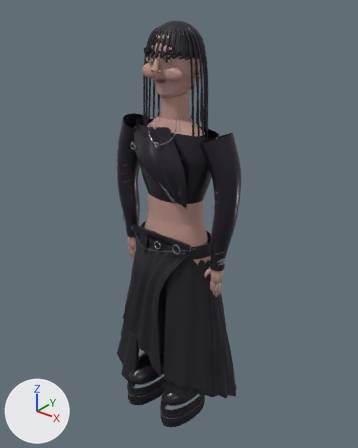
The glTF model src/assets/avatars/look-0-detail.glb as it was, and as the next commit left it.
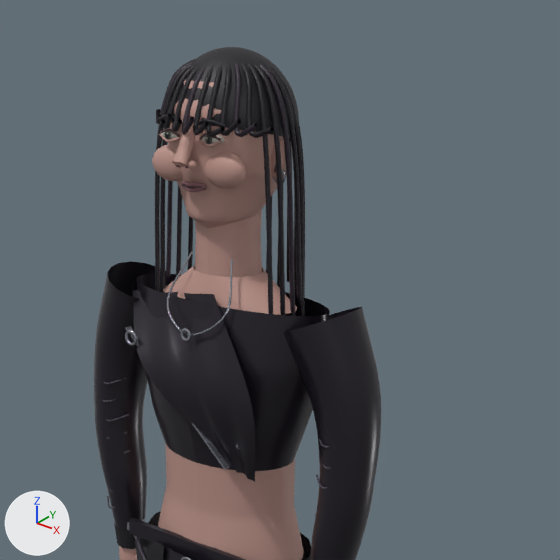
Each version appears first whole from a 50 mm lens placed at (1.42, -1.747, 2.216), pointed at (-0.003, 0.032, 1.113), and next in a close-up on the part from 21% to 89% of the width and 0% to 54% of the height. The lights are fixed; the arrows at lower left show +X, +Y and +Z. The first two pictures are the older version. Where no turn or scale is listed for an object, it has been applied to the vertices. Vertices at exactly the same position are counted once.
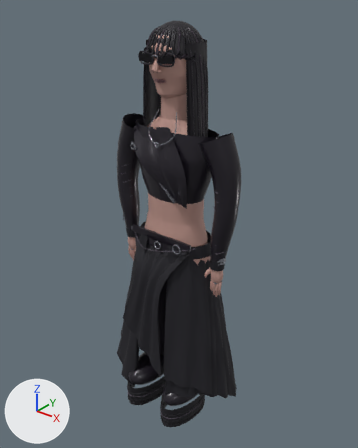
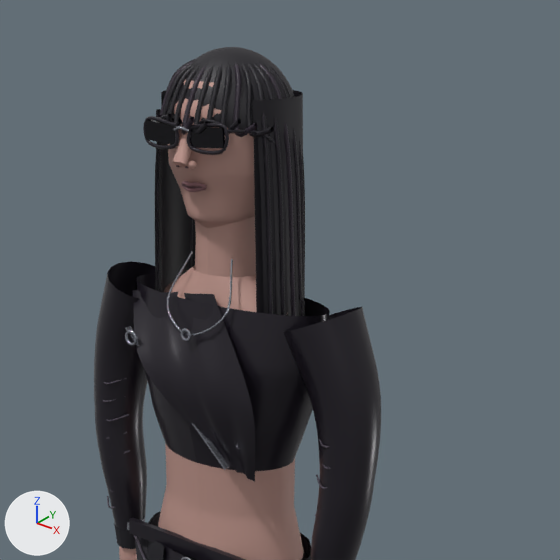
Patch to the scene script:
```diff
--- a/src/assets/avatars/look-0-detail.glb.py
+++ b/src/assets/avatars/look-0-detail.glb.py
@@ mat_lens @@
+mat_lens = principled_material('lens')
+mat_lens.base_color = (0.00335, 0.00273, 0.00561)  # black #0b0911
+mat_lens.metallic = 0.35
+mat_lens.roughness = 0.08
@@ me_mesh_18 @@
 # used by ob_mesh_18; location = (-0.399, 0.25, -0.99)
-me_mesh_18.from_pydata(...)  # 3066 vertices, 5840 faces; spans x 0.214..0.584, y -0.397..-0.138, z 2.065..3.052
+me_mesh_18.from_pydata(...)  # 2838 vertices, 5392 faces; spans x 0.214..0.584, y -0.397..-0.138, z 2.065..3.052
+# me_mesh_18 part 1: the loose piece of 114 vertices spanning x 0.415..0.509, y -0.36..-0.314, z 2.832..2.898 is deleted
+# me_mesh_18 part 2: the loose piece of 114 vertices spanning x 0.289..0.383, y -0.36..-0.314, z 2.832..2.898 is deleted
 me_mesh_18.materials.append(mat_skin)
@@ me_mesh_23 @@
 # used by ob_mesh_23; location = (-0.399, 0.25, -0.99)
-me_mesh_23.from_pydata(...)  # 2935 vertices, 5580 faces; spans x 0.237..0.561, y -0.383..-0.113, z 2.48..3.064
+me_mesh_23.from_pydata(...)  # 7881 vertices, 14028 faces; spans x 0.237..0.561, y -0.383..-0.106, z 2.48..3.064
+# me_mesh_23 part 3: 1 vertex moved within x 0.421, y -0.246, z 3.055; 4946 vertices added at x 0.239..0.559, y -0.316..-0.106, z 2.48..3.055
 me_mesh_23.materials.append(mat_hair)
@@ me_mesh_27 @@
 # used by ob_mesh_27; location = (-0.399, 0.25, -0.99)
-me_mesh_27.from_pydata(...)  # 1001 vertices, 1828 faces; spans x 0.162..0.636, y -0.404..-0.114, z 2.035..2.63
-me_mesh_27.materials.append(mat_leather)  # black #242029
+me_mesh_27.from_pydata(...)  # 16 vertices, 24 faces; spans x 0.306..0.492, y -0.377..-0.372, z 2.904..2.944
+# me_mesh_27 part 4: 16 vertices added at x 0.306..0.492, y -0.377..-0.372, z 2.904..2.944
+# other edits to the shape of me_mesh_27 do not show in these pictures
+me_mesh_27.materials.append(mat_lens)  # black #0b0911
@@ me_mesh_28 @@
 # used by ob_mesh_28; location = (-0.399, 0.25, -0.99)
-me_mesh_28.from_pydata(...)  # 3885 vertices, 7360 faces; spans x 0.0..0.794, y -0.5..0.0, z 1.06..2.08
-me_mesh_28.materials.append(mat_inner)  # black #18171f
+me_mesh_28.from_pydata(...)  # 1529 vertices, 2836 faces; spans x 0.162..0.636, y -0.404..-0.114, z 2.035..2.95
+# me_mesh_28 part 5: a new loose piece of 150 vertices spanning x 0.298..0.389, y -0.381..-0.368, z 2.895..2.95, in mat_leather (black #242029)
+# me_mesh_28 part 6: a new loose piece of 150 vertices spanning x 0.409..0.5, y -0.381..-0.368, z 2.895..2.95, in mat_leather (black #242029)
+# me_mesh_28 part 7: a new loose piece of 114 vertices spanning x 0.491..0.532, y -0.372..-0.239, z 2.887..2.941, in mat_leather (black #242029)
+# other edits to the shape of me_mesh_28 do not show in these pictures
+me_mesh_28.materials.append(mat_leather)  # black #242029
```

Changed parts and their boxes [x1, y1, x2, y2] in the close-ups (560 x 560 px):
'Mesh_28', reshaped (mostly hidden before)
    before: [135, 512, 311, 560]
    after: [129, 116, 330, 560]
'Mesh_27', reshaped
    before: [129, 274, 330, 560]
    after: [145, 120, 225, 148]
'Mesh_18', reshaped
    before: [152, 80, 304, 560]
    after: [158, 80, 304, 560]
part 1 of me_mesh_18, deleted
    before: [205, 152, 246, 189]
part 2 of me_mesh_18, deleted
    before: [152, 145, 182, 181]
part 3 of me_mesh_23, built on (black)
    after: [155, 68, 303, 316]
part 4 of me_mesh_27, added (black)
    after: [145, 120, 225, 148]
part 5 of me_mesh_28, added
    after: [143, 116, 179, 149]
part 6 of me_mesh_28, added
    after: [187, 123, 229, 155]
part 7 of me_mesh_28, added
    after: [228, 129, 275, 143]
